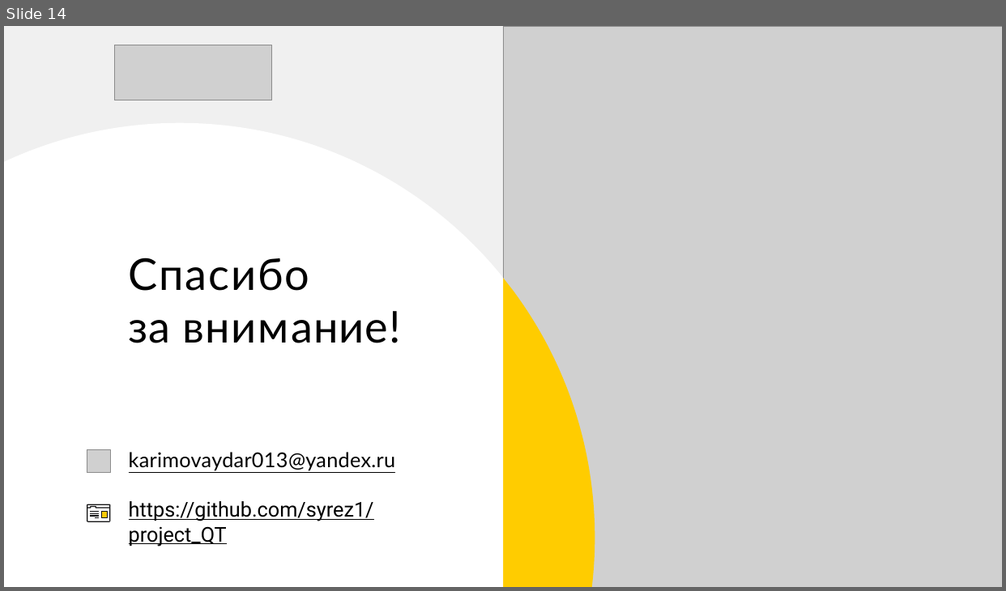
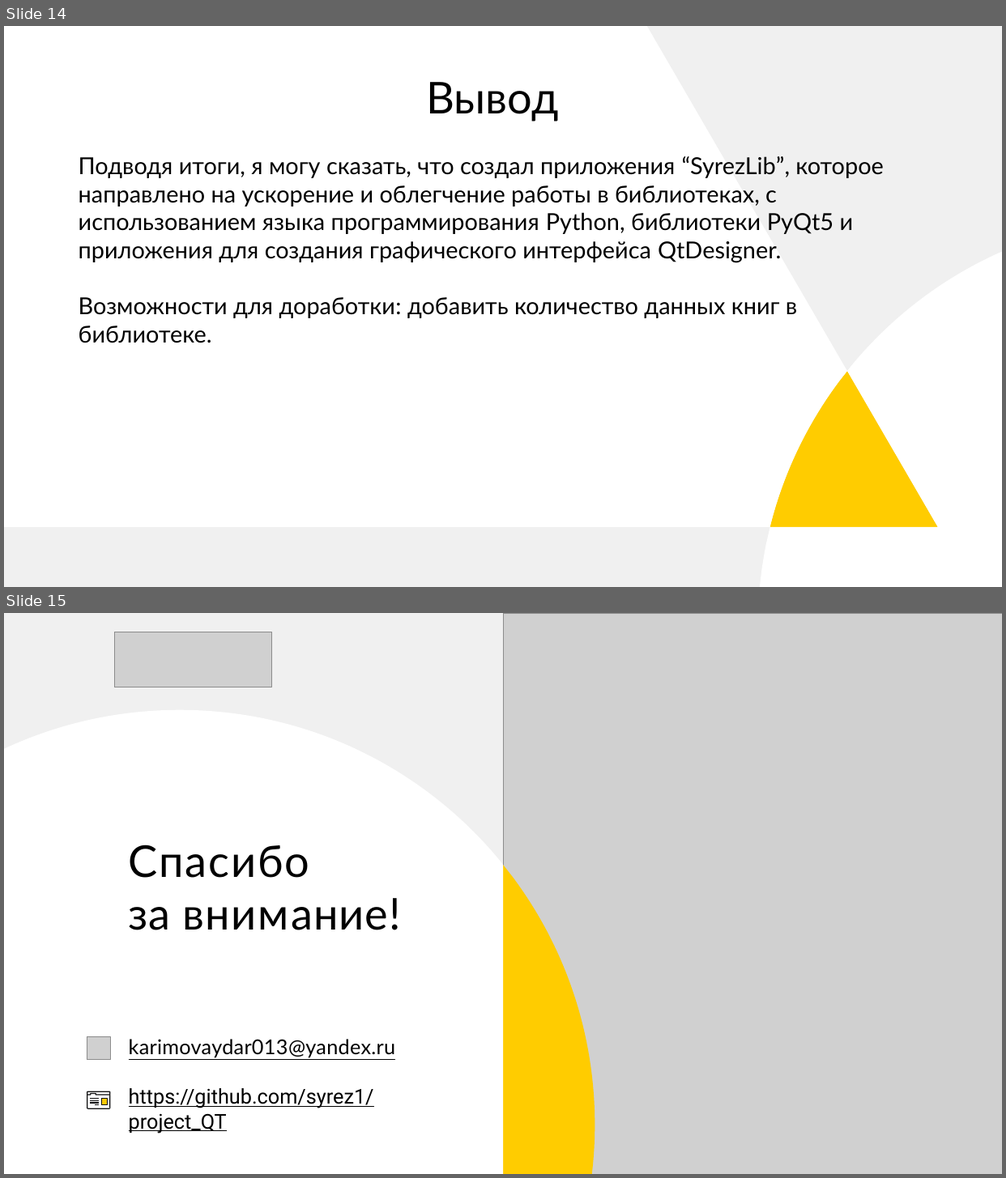
Before and after one commit to aikarimovvw/Library_System-QtProject, a slide deck: Documentation/Презентация SyrezLib.pptx. Shown one above the other, each under a label of ours: slide 14 before the commit, slides 14 and 15 after it. The pictures are 1006x591 and 1006x1178 pixels, drawn with LibreOffice and Linux fonts; fonts in the diff are those of the drawing; grey boxes stand for pictures. Boxes give left, top, right and bottom in pixels: in the first picture for what was removed or moved away, otherwise in the second. Text is boxed around its words. In the diff, an @@ line names an element or a change of style, - is before the commit and + after.

```diff
--- a/Documentation/Презентация SyrezLib.pptx
+++ b/Documentation/Презентация SyrezLib.pptx
@@ slide 14 added at bbox=[4, 26, 1002, 587], background #FFFFFF @@
@@ freeform shape added at bbox=[4, 26, 1002, 587], fill #F0F0F0 @@
@@ freeform shape added at bbox=[4, 26, 1002, 587], fill #FFFFFF @@
@@ title added at bbox=[426, 82, 558, 122], 60 pt, text #000000 @@
+Вывод
@@ text added at bbox=[79, 156, 883, 344], 32 pt, text #000000 @@
+Подводя итоги, я могу сказать, что создал приложения “SyrezLib”, которое направлено на ускорение и облегчение работы в библиотеках, с использованием языка программирования Python, библиотеки PyQt5 и приложения для создания графического интерфейса QtDesigner.
+Возможности для доработки: добавить количество данных книг в библиотеке.
@@ freeform shape added at bbox=[769, 371, 938, 527], fill #FFCC00 @@
@@ what was slide 14 is now slide 15 @@
```
Also in this commit, not shown: 4 slides changed.
